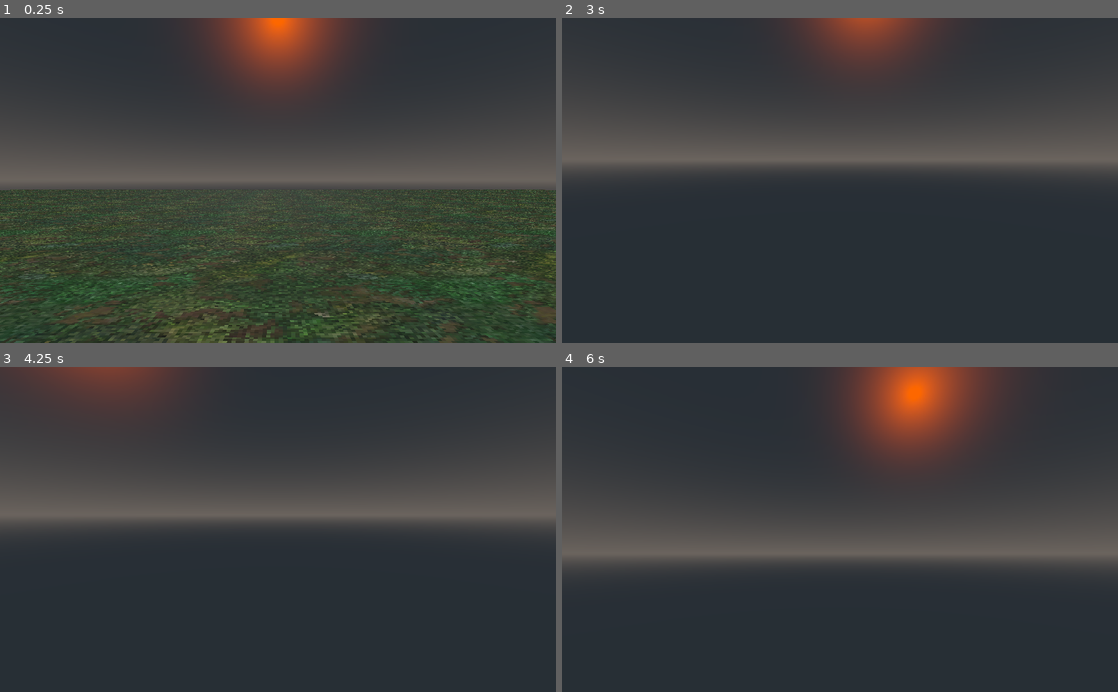
Above: before the commit, frames 1-4 (two rows, left to right).
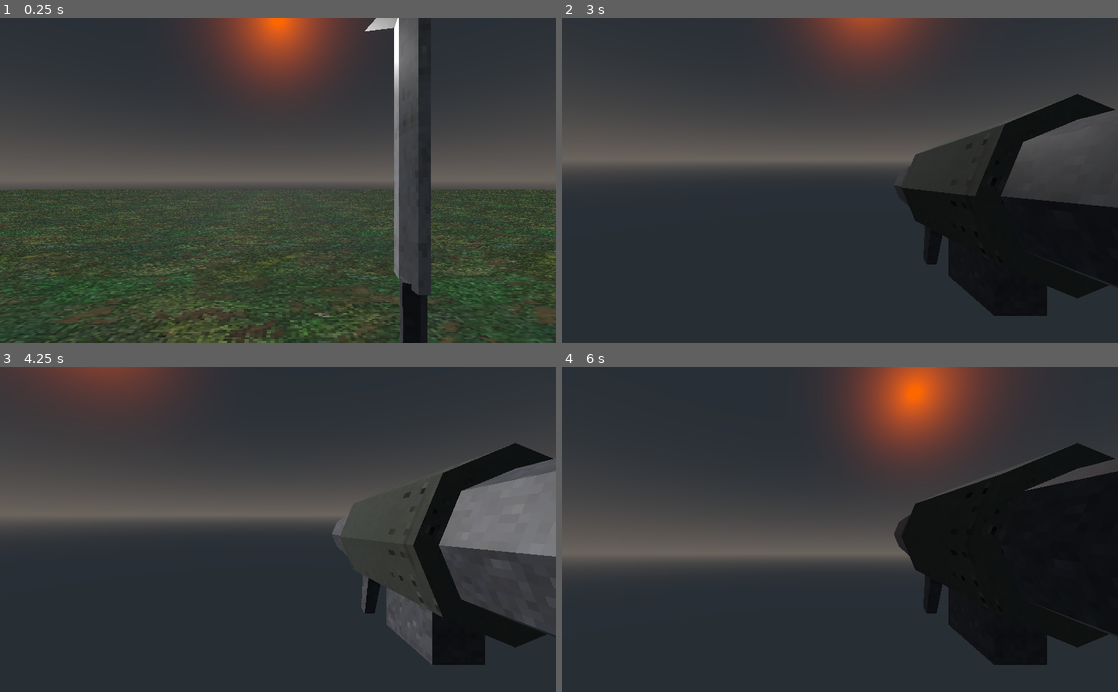
Above: after the commit, the same moments.

Repository: aalberti333/retro-fps
Game: Godot game, scene res://World.tscn
The game is run twice, just before and just after one commit, with the same random seed, the same clock (stepped at 60 frames per second) and the same inputs.
Inputs (mouse positions are in pixels of both pictures, inside the frame that each line leads up to):
- Up to frame 1 (0.25 s): no input
- Up to frame 2 (3 s): tap Enter at 0.5 s; move the mouse to (867, 180) at 0.52 s; hold W (move_forwards) from 0.53 s (still down); tap 1 at 0.6 s; tap Space (jump) at 0.77, 1.52, 2.75 s; move the mouse to (812, 180) at 1.27 s; tap 2 at 1.35 s; move the mouse to (851, 174) at 2.02 s; tap 3 at 2.1 s; move the mouse to (834, 187) at 2.77 s; tap 4 at 2.85 s
- Up to frame 3 (4.25 s): keep holding W (move_forwards); tap Space (jump) at 3.02, 3.77 s; tap Enter at 3.5 s; move the mouse to (316, 532) at 3.52 s; tap 5 at 3.6 s
- Up to frame 4 (6 s): tap Space (jump) at 4.25, 4.52, 5.75 s; move the mouse to (795, 526) at 4.27 s; tap 6 at 4.35 s; tap Enter at 5 s; move the mouse to (845, 529) at 5.02 s; tap 7 at 5.1 s; move the mouse to (817, 523) at 5.77 s; release W (move_forwards) at 5.78 s; hold D (move_right) from 5.78 s (still down); tap 8 at 5.85 s

The runs differ from the first frame. In frame 1, 3.9% of the frame differs, in the area x 65-78%, y 0-100%; in frame 2, 15%; in frame 3, 12%; in frame 4, 19%, in the area x 59-100%, y 23-92%.

Commit message:
finish weapon animations

Diff:
--- a/characters/player/Player.tscn
+++ b/characters/player/Player.tscn
@@ -7,6 +7,7 @@
 [ext_resource path="res://weapons/raw_assets/machete.glb" type="PackedScene" id=5]
 [ext_resource path="res://weapons/raw_assets/machinegun.glb" type="PackedScene" id=6]
 [ext_resource path="res://weapons/raw_assets/shotgun.glb" type="PackedScene" id=7]
+[ext_resource path="res://weapons/raw_assets/rocketlauncher.glb" type="PackedScene" id=8]
 
 [sub_resource type="CapsuleShape" id=1]
 radius = 0.5
@@ -40,7 +41,7 @@
 }
 
 [sub_resource type="Animation" id=3]
-resource_name = "action"
+resource_name = "attack"
 length = 0.3
 step = 0.05
 tracks/0/type = "value"
@@ -154,6 +155,50 @@
 "transitions": PoolRealArray( 1, 1, 1, 1, 1 ),
 "update": 0,
 "values": [ Vector3( 0, 0, 0 ), Vector3( 11.165, 0, 0 ), Vector3( 90, 0, 0 ), Vector3( 90, 0, 0 ), Vector3( 0, 0, 0 ) ]
+}
+
+[sub_resource type="Animation" id=8]
+resource_name = "Idle"
+loop = true
+tracks/0/type = "value"
+tracks/0/path = NodePath("Graphics:translation")
+tracks/0/interp = 1
+tracks/0/loop_wrap = true
+tracks/0/imported = false
+tracks/0/enabled = true
+tracks/0/keys = {
+"times": PoolRealArray( 0 ),
+"transitions": PoolRealArray( 1 ),
+"update": 0,
+"values": [ Vector3( 0.107602, 0.059239, 0.448339 ) ]
+}
+tracks/1/type = "value"
+tracks/1/path = NodePath("Graphics:rotation_degrees")
+tracks/1/interp = 1
+tracks/1/loop_wrap = true
+tracks/1/imported = false
+tracks/1/enabled = true
+tracks/1/keys = {
+"times": PoolRealArray( 0 ),
+"transitions": PoolRealArray( 1 ),
+"update": 0,
+"values": [ Vector3( 0, 0, 0 ) ]
+}
+
+[sub_resource type="Animation" id=9]
+resource_name = "attack"
+length = 0.4
+tracks/0/type = "value"
+tracks/0/path = NodePath("Graphics:translation")
+tracks/0/interp = 1
+tracks/0/loop_wrap = true
+tracks/0/imported = false
+tracks/0/enabled = true
+tracks/0/keys = {
+"times": PoolRealArray( 0, 0.4 ),
+"transitions": PoolRealArray( 1, 1 ),
+"update": 0,
+"values": [ Vector3( 0.107602, 0.059239, 0.540898 ), Vector3( 0.107602, 0.059239, 0.448339 ) ]
 }
 
 [node name="Player" type="KinematicBody"]
@@ -176,24 +221,23 @@
 [node name="Weapons" type="Spatial" parent="Camera/WeaponManager"]
 
 [node name="Machete" type="Spatial" parent="Camera/WeaponManager/Weapons"]
-visible = false
 
 [node name="Graphics" type="Spatial" parent="Camera/WeaponManager/Weapons/Machete"]
-transform = Transform( 0.234592, 0, 0, 0, 0.234592, 0, 0, 0, 0.234592, 0.182008, -0.0892682, 0.297225 )
+transform = Transform( 0.234592, 0, 0, 0, 0.234592, 0, 0, 0, 0.234592, 0.182, -0.089, 0.297 )
 
 [node name="machete" parent="Camera/WeaponManager/Weapons/Machete/Graphics" instance=ExtResource( 5 )]
 
 [node name="AnimationPlayer" type="AnimationPlayer" parent="Camera/WeaponManager/Weapons/Machete"]
 autoplay = "Idle"
 anims/Idle = SubResource( 2 )
-anims/action = SubResource( 3 )
+anims/attack = SubResource( 3 )
 
 [node name="MachineGun" type="Spatial" parent="Camera/WeaponManager/Weapons"]
 transform = Transform( 0.602046, 0, 0, 0, 0.602046, 0, 0, 0, 0.602046, 0.0708215, 0, 0.114471 )
 visible = false
 
 [node name="Graphics" type="Spatial" parent="Camera/WeaponManager/Weapons/MachineGun"]
-transform = Transform( 0.235, 0, 0, 0, 0.235, 0, 0, 0, 0.235, 0.175, -0.0420001, 0.447088 )
+transform = Transform( 0.235, 0, 0, 0, 0.235, 0, 0, 0, 0.235, 0.175, -0.042, 0.358 )
 
 [node name="machinegun" parent="Camera/WeaponManager/Weapons/MachineGun/Graphics" instance=ExtResource( 6 )]
 
@@ -207,7 +251,7 @@
 visible = false
 
 [node name="Graphics" type="Spatial" parent="Camera/WeaponManager/Weapons/Shotgun"]
-transform = Transform( 0.235, 0, 0, 0, 0.235, 0, 0, 0, 0.235, 0.148, 0, 0.412 )
+transform = Transform( 0.235, 0, 0, 0, 0.235, 0, 0, 0, 0.235, 0.147954, 0, 0.412091 )
 
 [node name="shotgun" parent="Camera/WeaponManager/Weapons/Shotgun/Graphics" instance=ExtResource( 7 )]
 
@@ -217,6 +261,17 @@
 anims/attack = SubResource( 7 )
 
 [node name="RocketLauncher" type="Spatial" parent="Camera/WeaponManager/Weapons"]
+visible = false
+
+[node name="Graphics" type="Spatial" parent="Camera/WeaponManager/Weapons/RocketLauncher"]
+transform = Transform( 0.1, 0, 0, 0, 0.1, 0, 0, 0, 0.1, 0.107602, 0.059239, 0.448339 )
+
+[node name="rocketlauncher" parent="Camera/WeaponManager/Weapons/RocketLauncher/Graphics" instance=ExtResource( 8 )]
+
+[node name="AnimationPlayer" type="AnimationPlayer" parent="Camera/WeaponManager/Weapons/RocketLauncher"]
+autoplay = "Idle"
+anims/Idle = SubResource( 8 )
+anims/attack = SubResource( 9 )
 
 [node name="CharacterMover" type="Spatial" parent="."]
 script = ExtResource( 1 )
Not shown: 1 places in characters/player/Player.tscn that only renumber resources
